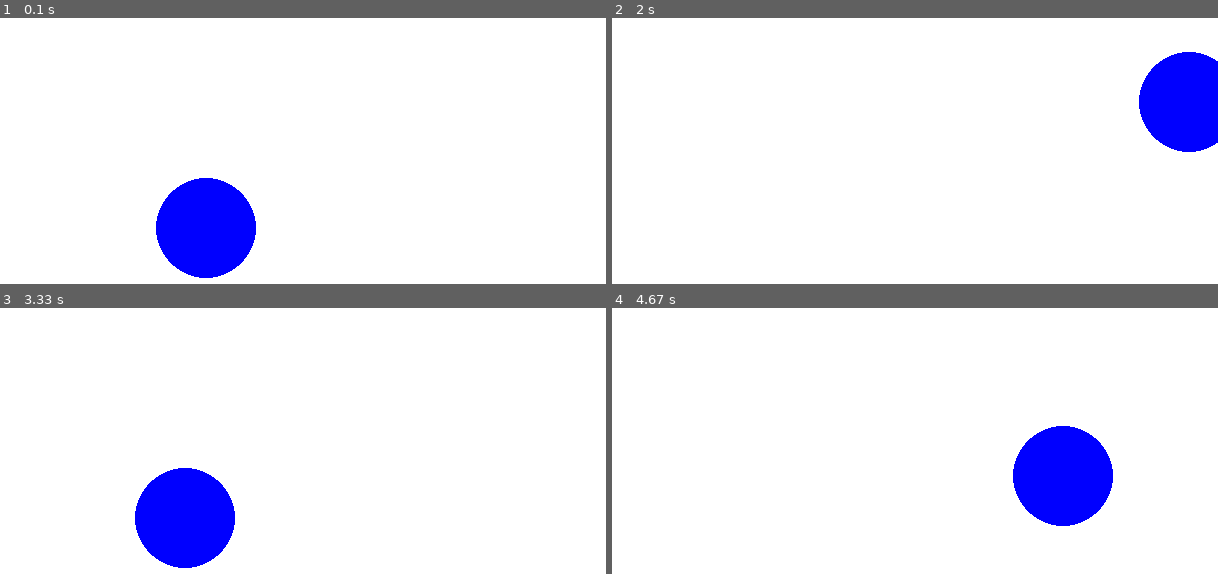
Above: before the commit, frames 1-4 (two rows, left to right).
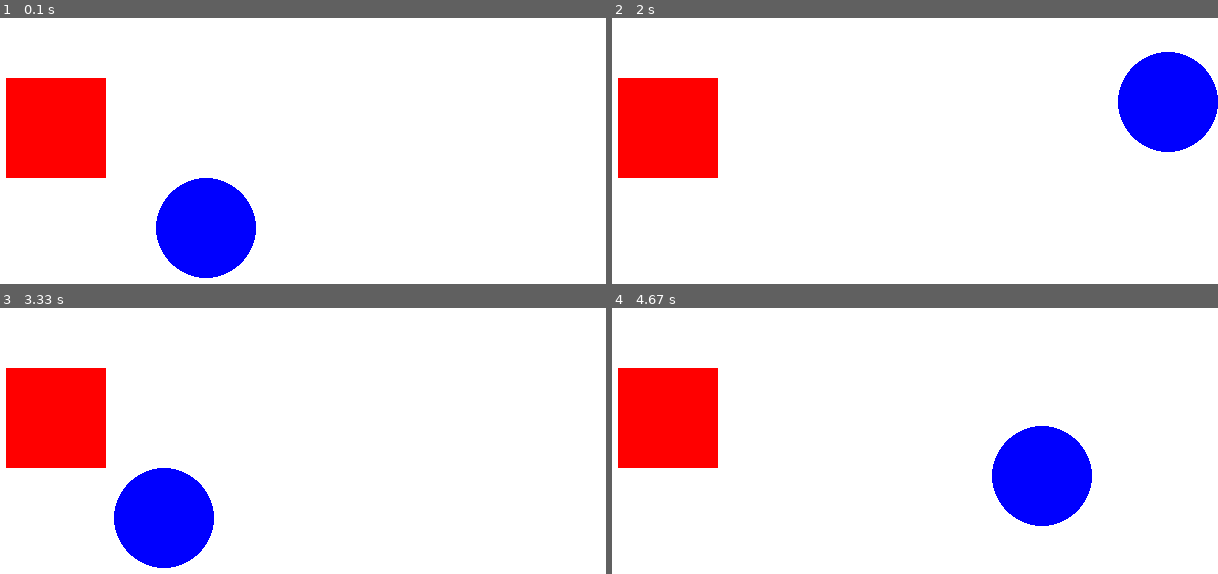
Above: after the commit, the same moments.

Repository: 20260136-cmd/my_first_game
Game: pygame game, started from hello_pygame.py
The game is run twice, just before and just after one commit, with the same random seed, the same clock (stepped at 60 frames per second) and the same inputs.
Inputs:
- Up to frame 1 (0.1 s): no input
- Up to frame 2 (2 s): tap A at 0.33 s; hold Right 0.67-1.13 s; hold Up 1.17-1.47 s; hold Right 1.5-1.97 s
- Up to frame 3 (3.33 s): hold Left 2-2.53 s; hold Down 2.57-2.87 s; hold Left 2.9-3.3 s
- Up to frame 4 (4.67 s): hold Up 3.33-3.7 s; hold Right 3.73-4.37 s; hold Down from 4.4 s (still down)

The runs differ from the first frame. In frame 1, 6.2% of the frame differs, in the area x 0-18%, y 22-61%; in frame 2, 8.1%; in frame 3, 8.8%, in the area x 0-39%, y 22-98%; in frame 4, 8.8%.

Commit message:
원과 함께 화면에 빨간 정사각형 추가

Diff:
--- a/hello_pygame.py
+++ b/hello_pygame.py
@@ -7,24 +7,27 @@
 
 WHITE = (255, 255, 255)
 BLUE = (0, 0, 255)
+RED = (255, 0, 0)  # 정사각형 색상
 
 clock = pygame.time.Clock()
 running = True
 
-# 원의 초기 위치
-x = 400
-y = 300
+# 원 초기 위치
+x, y = 400, 300
 speed = 7
+radius = 50
+
+# 정사각형 초기 위치와 크기
+square_size = 100
+square_x, square_y = 200, 150
 
 while running:
     for event in pygame.event.get():
         if event.type == pygame.QUIT:
             running = False
 
-    # 키 입력 받기
+    # 키 입력
     keys = pygame.key.get_pressed()
-
-    # 방향키 + WASD 이동
     if keys[pygame.K_LEFT] or keys[pygame.K_a]:
         x -= speed
     if keys[pygame.K_RIGHT] or keys[pygame.K_d]:
@@ -34,8 +37,14 @@
     if keys[pygame.K_DOWN] or keys[pygame.K_s]:
         y += speed
 
+    # 원 경계 처리
+    x = max(radius, min(800 - radius, x))
+    y = max(radius, min(600 - radius, y))
+
     screen.fill(WHITE)
-    pygame.draw.circle(screen, BLUE, (x, y), 50)
+    pygame.draw.circle(screen, BLUE, (x, y), radius)
+    pygame.draw.rect(screen, RED, (square_x, square_y, square_size, square_size))
+
     pygame.display.flip()
     clock.tick(60)
 
